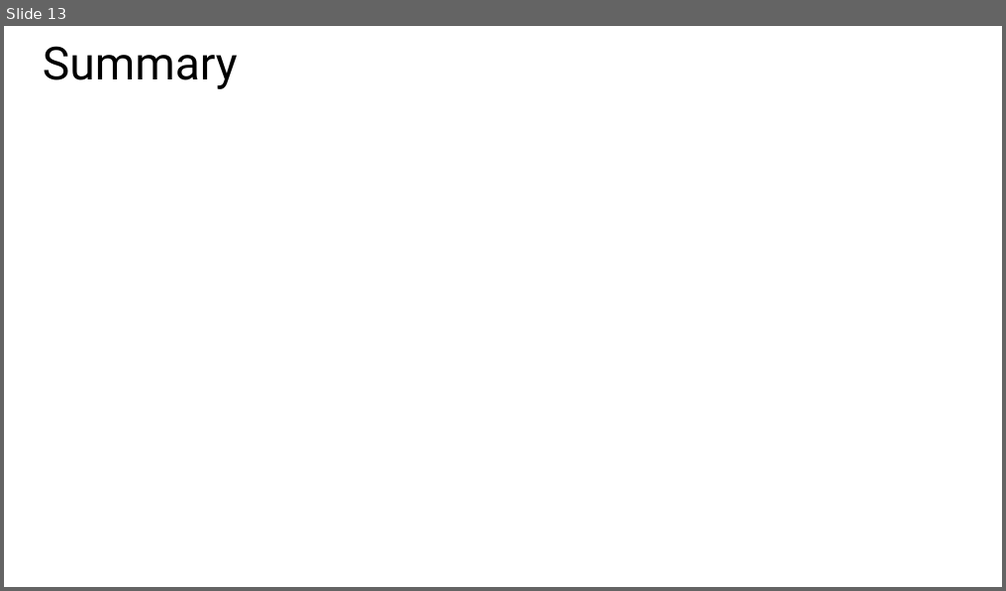
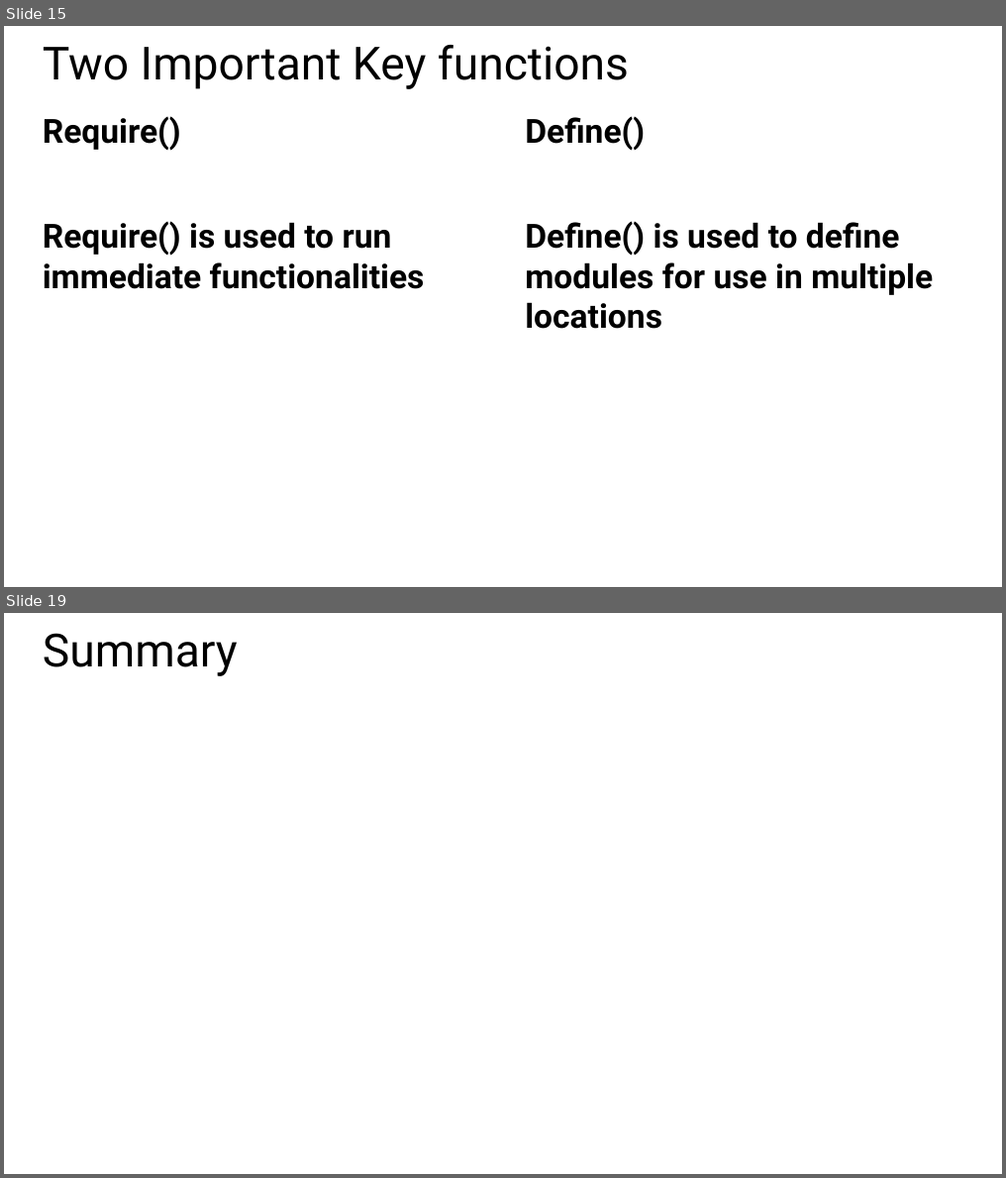
Before and after one commit to Amart85/JavaScript-Experienced-Developers, a slide deck: Slides/Module 5 - JS Libraries.pptx. Shown one above the other, each under a label of ours: slide 13 before the commit, slides 15 and 19 after it; the slides between them are not shown. The pictures are 1006x591 and 1006x1178 pixels, drawn with LibreOffice and Linux fonts; fonts in the diff are those of the drawing. Boxes give left, top, right and bottom in pixels: in the first picture for what was removed or moved away, otherwise in the second. Text is boxed around its words. In the diff, an @@ line names an element or a change of style, - is before the commit and + after.

Commit message:
Update on Module 5

```diff
--- a/Slides/Module 5 - JS Libraries.pptx
+++ b/Slides/Module 5 - JS Libraries.pptx
@@ slide 15 added at box(4, 26, 1002, 587), background #FFFFFF @@
@@ title added at box(43, 45, 629, 89), 44 pt, text #000000 @@
+Two Important Key functions
@@ text added at box(43, 116, 425, 289), 32 pt, text #000000, bold @@
+Require()
+Require() is used to run immediate functionalities
@@ text added at box(525, 116, 933, 329), 32 pt, text #000000, bold @@
+Define()
+Define() is used to define modules for use in multiple locations
@@ what was slide 13 is now slide 19 @@
```
Also in this commit, not shown: 1 slide changed, 5 other slides added.
